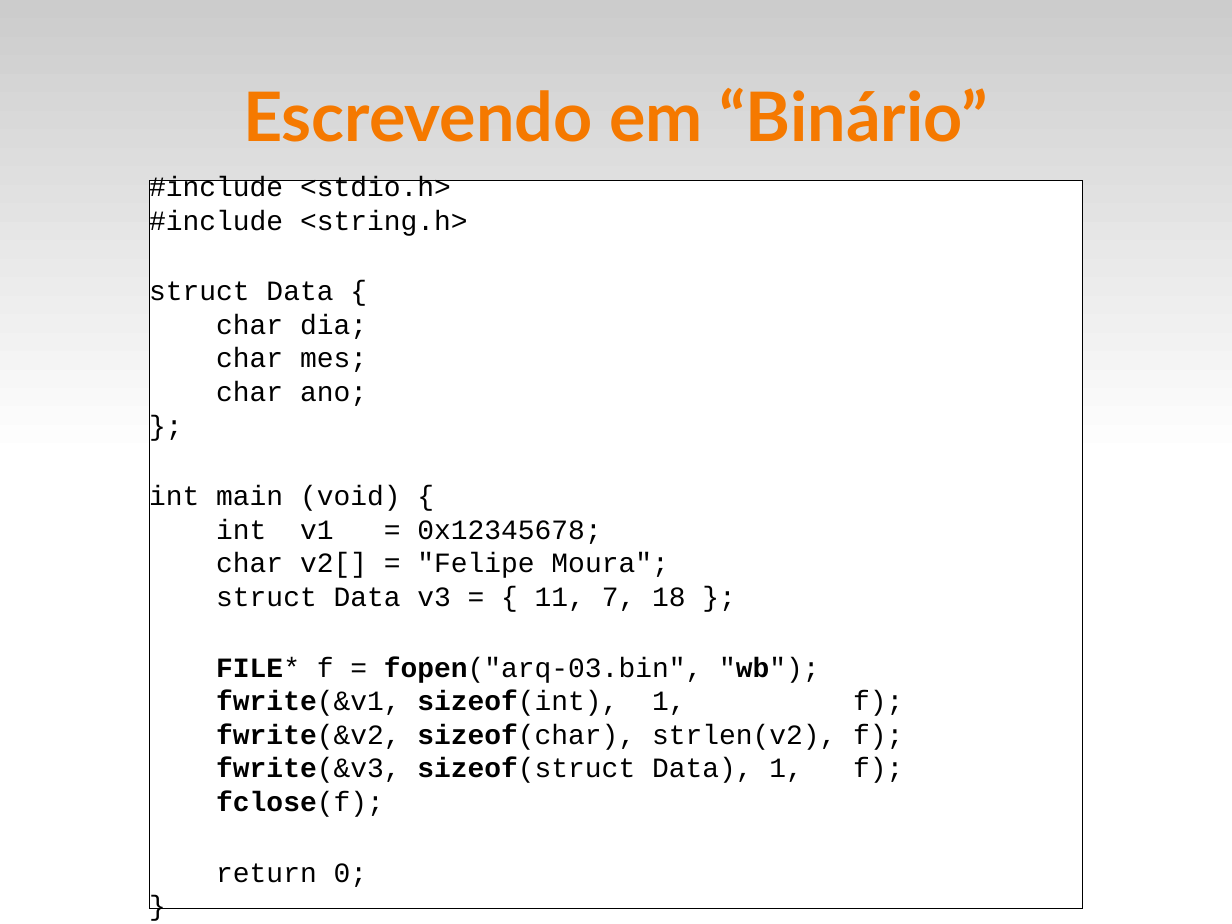
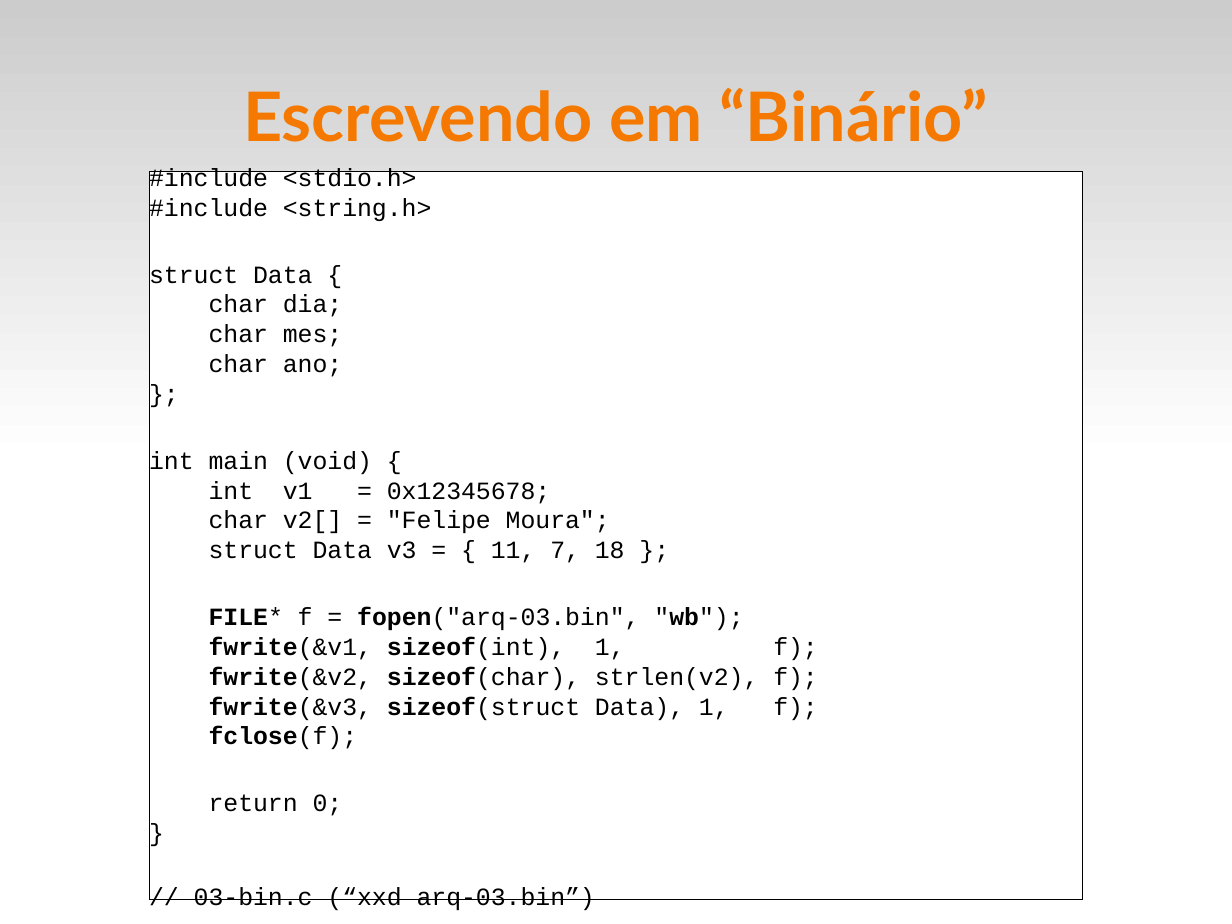
Before and after one commit to fsantanna-uerj/LP1, a slide deck: slide 10 of Slides/lp1-08-arquivos.odp. Drawn at 1232x924 pixels with LibreOffice and Linux fonts; fonts in the diff are those of the drawing. Boxes give left, top, right and bottom in pixels: in the first picture for what was removed or moved away, otherwise in the second. Text is boxed around its words. In the diff, an @@ line names an element or a change of style, - is before the commit and + after.

```diff
--- a/Slides/lp1-08-arquivos.odp
+++ b/Slides/lp1-08-arquivos.odp
@@ text in rectangle at <box>149,168,818,816</box>: size 18 to 16 pt @@
@@ rectangle "#include <stdio.h>": place and size @@
-rectangle "#include <stdio.h>" at <box>149,181,1083,910</box>
+rectangle "#include <stdio.h>" at <box>149,172,1083,901</box>
@@ text in rectangle at <box>194,887,595,910</box>: paragraph added @@
+// 03-bin.c (“xxd arq-03.bin”)
```
Also in this commit, not shown: 3 other slides changed, 1 slide added, 2 other files.
